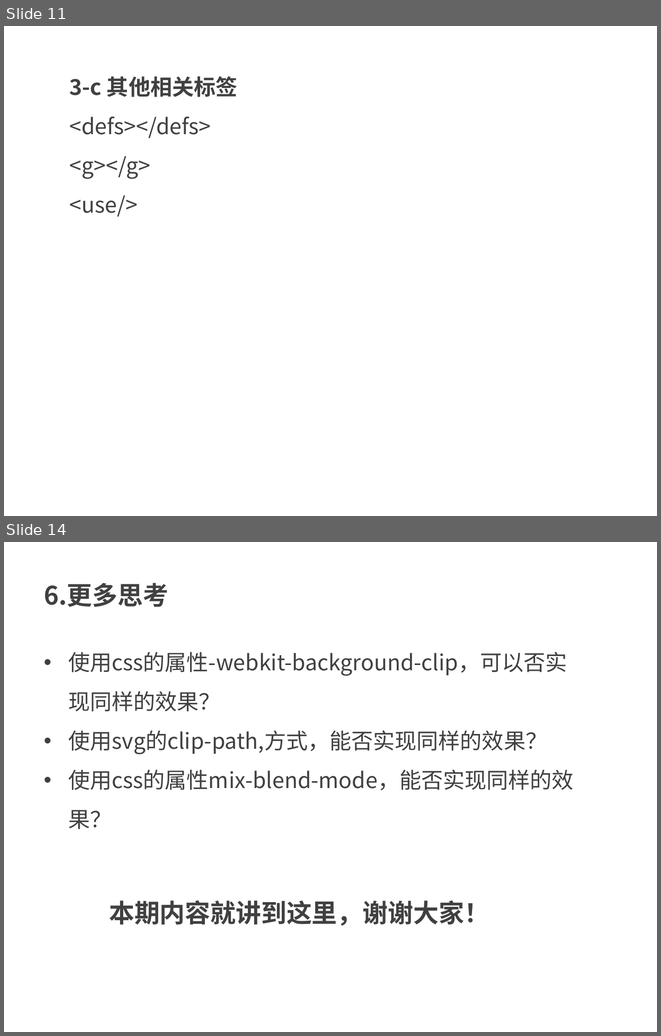
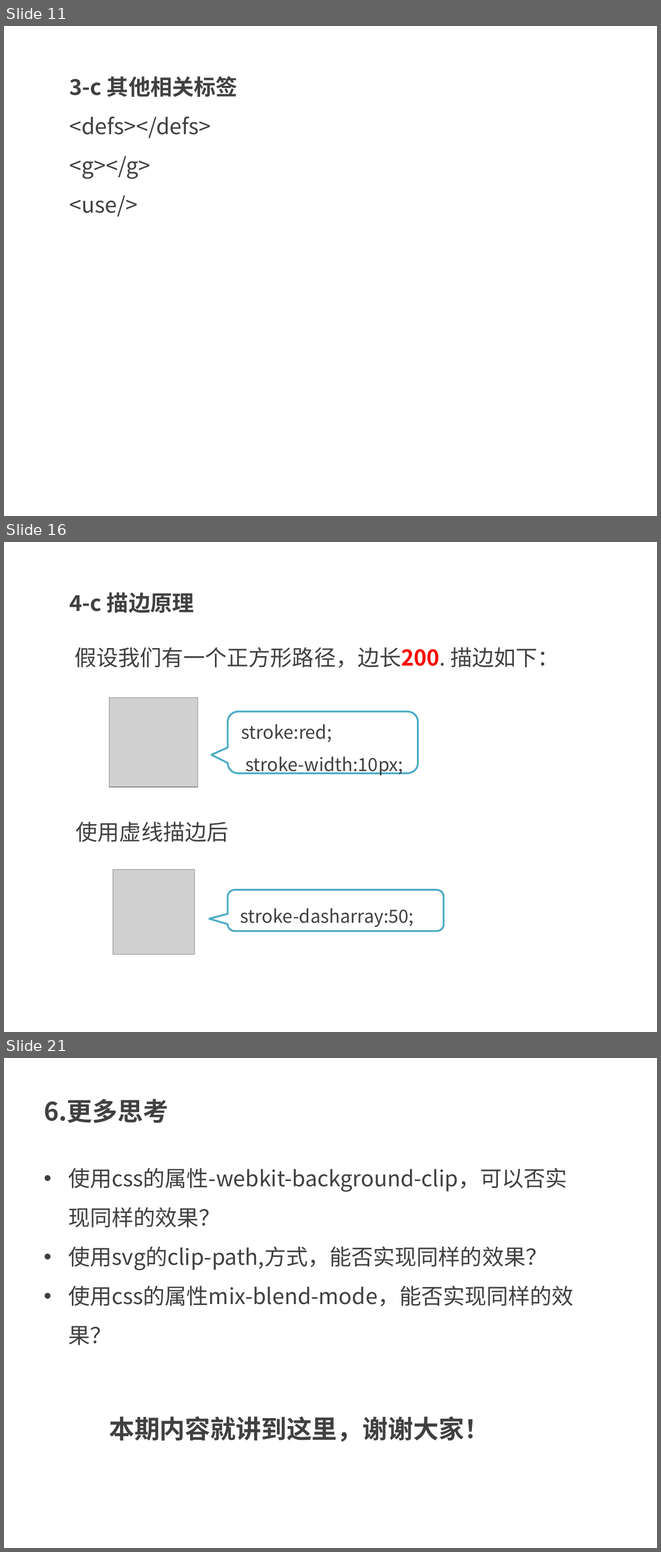
Before and after one commit to kong66/webAni, a slide deck: 9-svg-path-ani/svg-stroke-ani.pptx. Shown one above the other, each under a label of ours: slides 11 and 14 before the commit, slides 11, 16 and 21 after it; the slides between them are not shown. The pictures are 661x1036 and 661x1552 pixels, drawn with LibreOffice and Linux fonts; fonts in the diff are those of the drawing; grey boxes stand for pictures. Boxes give left, top, right and bottom in pixels: in the first picture for what was removed or moved away, otherwise in the second. Text is boxed around its words. In the diff, an @@ line names an element or a change of style, - is before the commit and + after.

```diff
--- a/9-svg-path-ani/svg-stroke-ani.pptx
+++ b/9-svg-path-ani/svg-stroke-ani.pptx
@@ slide 16 added at <box>4,542,657,1032</box>, background #FFFFFF @@
@@ text added at <box>70,592,194,613</box>, 24 pt, text #404040, bold @@
+4-c 描边原理
@@ text added at <box>74,647,559,668</box>, 24 pt, text #404040 @@
+假设我们有一个正方形路径，边长200. 描边如下：
@@ picture added at <box>109,698,197,787</box> @@
@@ rounded speech box added at <box>228,712,418,773</box>, fill #FFFFFF, outline #4BACC6 2 pt, 20 pt, text #404040 @@
+stroke:red;
+stroke-width:10px;
@@ text added at <box>76,821,228,842</box>, 24 pt, text #404040 @@
+使用虚线描边后
@@ picture added at <box>113,869,195,954</box> @@
@@ rounded speech box added at <box>228,889,444,930</box>, fill #FFFFFF, outline #4BACC6 2 pt, 20 pt, text #404040 @@
+stroke-dasharray:50;
@@ what was slide 14 is now slide 21 @@
```
Also in this commit, not shown: 2 slides changed, 7 other slides added, 1 slide removed, 2 other files.
